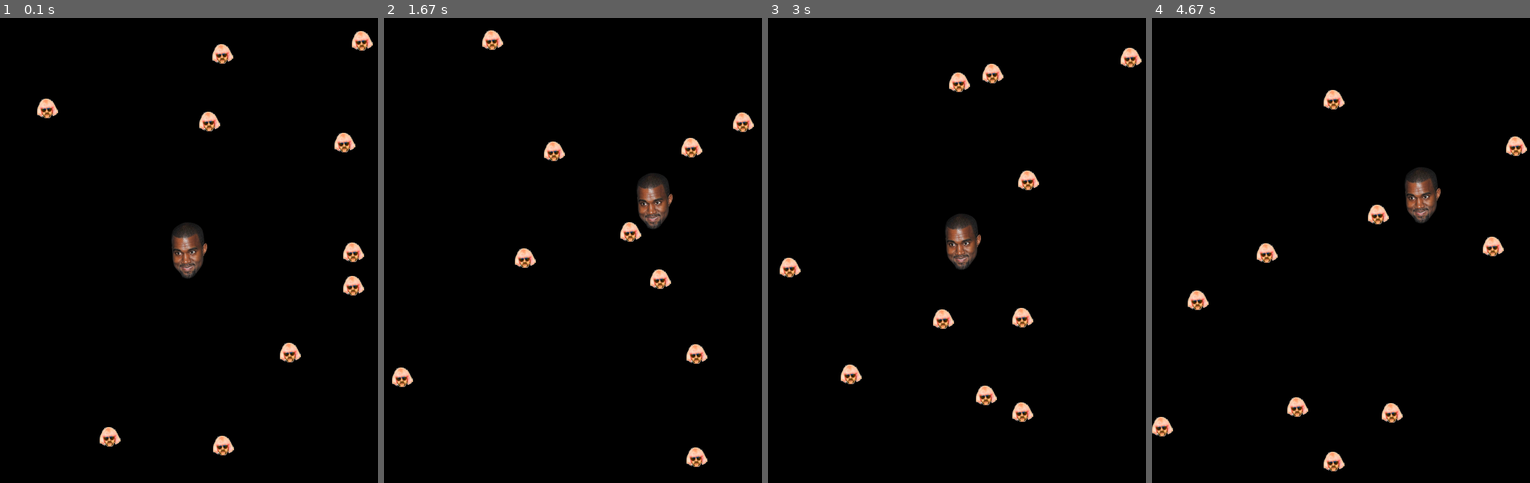
Above: before the commit, frames 1-4 (left to right).
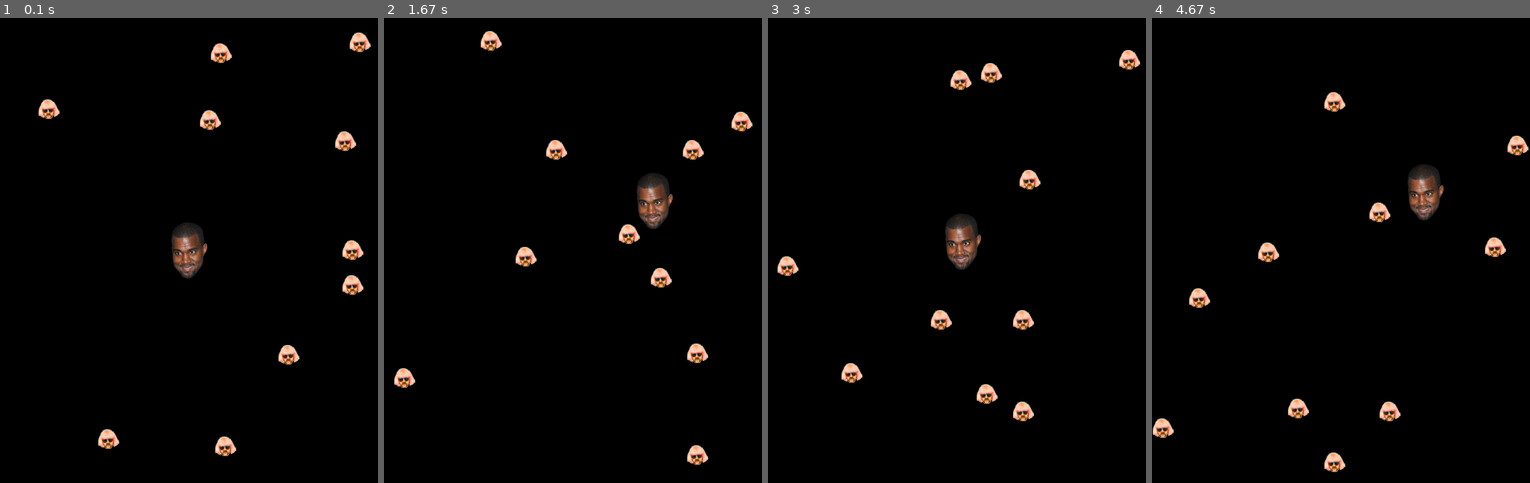
Above: after the commit, the same moments.

Repository: jmfernandes/Independent-Research
Game: pygame game, started from gaming/shooter/Asteroid_hero.py
The game is run twice, just before and just after one commit, with the same random seed, the same clock (stepped at 60 frames per second) and the same inputs. The source is Python 2; it was converted automatically to run under Python 3.
Inputs:
- Up to frame 1 (0.1 s): no input
- Up to frame 2 (1.67 s): hold Right 0.33-0.8 s; hold Up 0.83-1.13 s; hold W 0.83-1.13 s; hold D 1.17-1.63 s
- Up to frame 3 (3 s): hold Left 1.67-2.2 s; hold A 1.67-2.2 s; hold Down 2.23-2.53 s; hold S 2.23-2.53 s; hold A 2.57-2.97 s
- Up to frame 4 (4.67 s): hold W 3-3.37 s; hold D 3.4-4.03 s; hold Down 4.07-4.43 s; hold S 4.07-4.43 s; hold Left from 4.47 s (still down); hold A from 4.47 s (still down)

The runs differ from the first frame. In frame 1, 1.6% of the frame differs, in the area x 9-99%, y 2-95%; in frame 2, 1.6%; in frame 3, 1.6%; in frame 4, 2.2%, in the area x 0-100%, y 15-98%.

Commit message:
added the ability to keep track of time

Diff:
--- a/gaming/shooter/Asteroid_hero.py
+++ b/gaming/shooter/Asteroid_hero.py
@@ -5,6 +5,9 @@
 Asteroidlist = []
 Asteroidrectlist = []
 Asteroidspeed = []
+timetrack = []
+initialize = []
+
 
 class Ship(object):
     def __init__(self,position=(0,0),speed=[0,0]):
@@ -77,8 +80,9 @@
         #self.loop()
         self.whoopi()
 
-    def shooting(self,lazkey):
+    def shooting(self,lazkey,time):
         #print lazkey
+        time_passed_raw = time
         attack_priority = 1
         ship = Ship()
         newpos = self.ballrect.midtop
@@ -232,12 +236,20 @@
                     Asteroidspeed[i][1] = -Asteroidspeed[i][1]
             for i in range(len(Asteroidlist)):
                 self.screen.blit(Asteroidlist[i], Asteroidrectlist[i])
+
+            #time
+            clock.tick(60)
+            time_passed_raw += clock.get_rawtime()
+            time_passed = time_passed_raw/1000
+            print time_passed_raw
+            if h == 30:
+                timetrack.append(time_passed_raw)
+            #
             self.ballopenrect = self.ballopenrect.move(ship.speed)
             self.ballrect = self.ballrect.move(ship.speed)
             self.screen.blit(self.ballopen, self.ballopenrect)
             self.screen.blit(self.laz, self.lazrect)
             pygame.display.flip()
-            clock.tick(60)
 
 
 
@@ -249,6 +261,7 @@
         asteroids.populate(asteroids.number)
         ship.shippopulate()
         attack_priority = 0
+        keeptrack = []
         while True:
             for event in pygame.event.get():
                 key = pygame.key.get_pressed()
@@ -280,13 +293,17 @@
                 #animation for shooting
                 if event.type == pygame.KEYDOWN and (event.key == pygame.K_LEFT or event.key == pygame.K_RIGHT or event.key == pygame.K_UP or  event.key == pygame.K_DOWN):
                     if event.key == pygame.K_LEFT:
-                        self.shooting(1)
+                        self.shooting(1,time_passed_raw)
+                        keeptrack.append(1)
                     if event.key == pygame.K_RIGHT:
-                        self.shooting(2)
+                        self.shooting(2,time_passed_raw)
+                        keeptrack.append(1)
                     if event.key == pygame.K_DOWN:
-                        self.shooting(3)
+                        self.shooting(3,time_passed_raw)
+                        keeptrack.append(1)
                     if event.key == pygame.K_UP:
-                        self.shooting(4)
+                        self.shooting(4,time_passed_raw)
+                        keeptrack.append(1)
                     #clock.tick
                     #self.shooting()
 
@@ -318,13 +335,36 @@
                     #     Asteroidspeed[i][1] = -Asteroidspeed[i][1]
 
 
+
+            #time
+            if not keeptrack and not initialize:
+                time_passed_raw = 0
+                initialize.append(1)
+            else:
+                if not timetrack:
+                    pass
+                else:
+                    time_passed_raw = timetrack[0]
+                    timetrack.pop(0)
+            clock.tick(60)
+            time_passed_raw += clock.get_time()
+            time_passed = time_passed_raw/1000
+                #print timetrack
+            print time_passed_raw
+                        # if time_passed%15 == 0:
+                        #print "whatcha"
+                    #elif time_passed%30 == 1:
+                    #     print "verbatos"
+
+            #draw the asteroids and kanye
             self.ballrect = self.ballrect.move(ship.speed)
             self.screen.fill(self.black)
             self.screen.blit(self.ball, self.ballrect)
             for i in range(len(Asteroidlist)):
                 self.screen.blit(Asteroidlist[i], Asteroidrectlist[i])
             pygame.display.flip()
-            clock.tick(60)
+
+
 
 
     def shoot(self):
